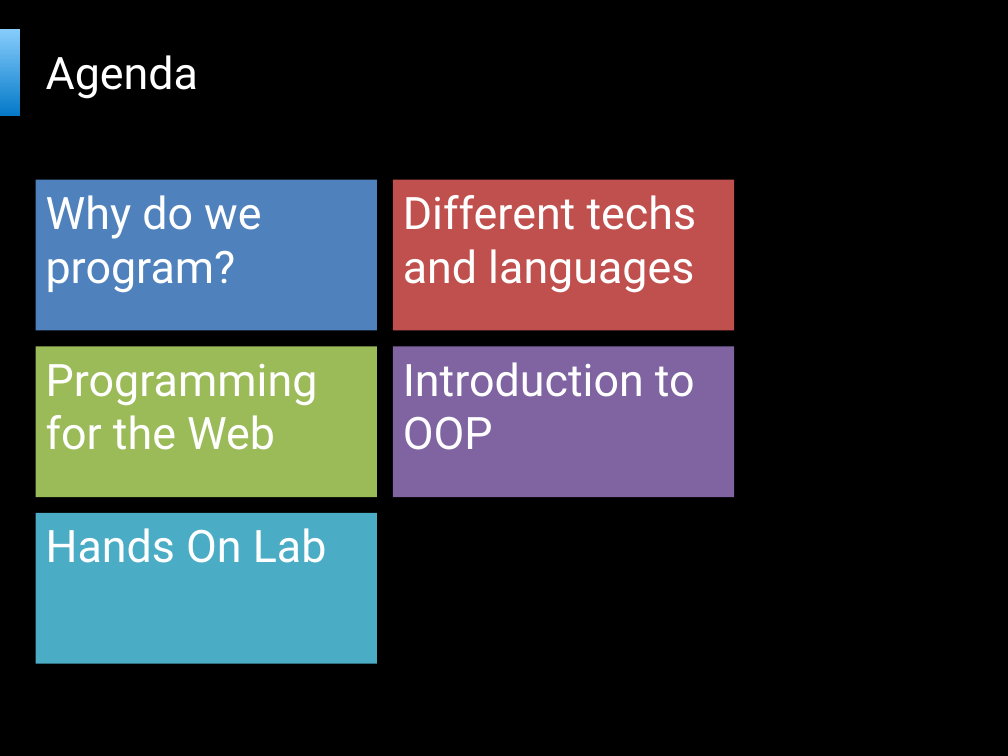
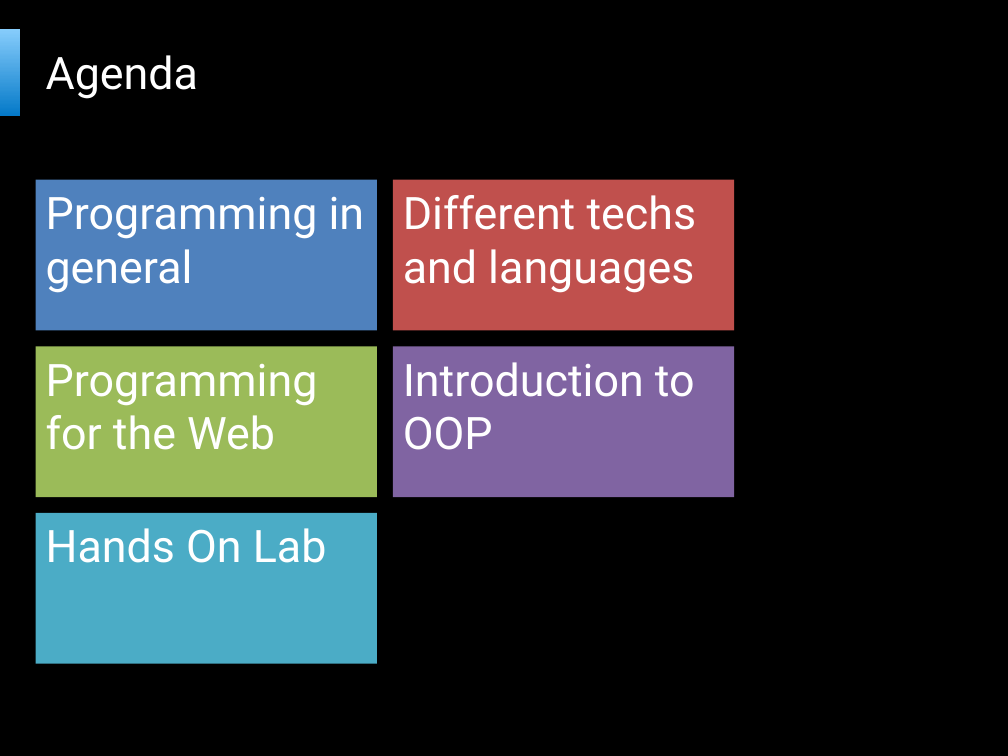
Before and after one commit to bartekwasielak/Presentation, a slide deck: slide 3 of Programming Made Easy.pptx. Drawn at 1008x756 pixels with LibreOffice and Linux fonts; fonts in the diff are those of the drawing; background and template pictures are left out. Boxes give left, top, right and bottom in pixels: in the first picture for what was removed or moved away, otherwise in the second. Text is boxed around its words. In the diff, an @@ line names an element or a change of style, - is before the commit and + after.

```diff
--- a/Programming Made Easy.pptx
+++ b/Programming Made Easy.pptx
@@ text at (46, 197, 365, 293): text changed @@
-Why do we program?
+Programming in general
```
Also in this commit, not shown: 13 slides added.
